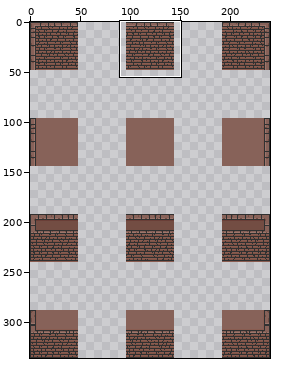
Sprite sheet -- Smaug4/Assets/_Game/Arts/Tilesets/tileset_medieval.png. The picture above shows the old version from afar; the outline marks the close-up.
Close-up. As it was:
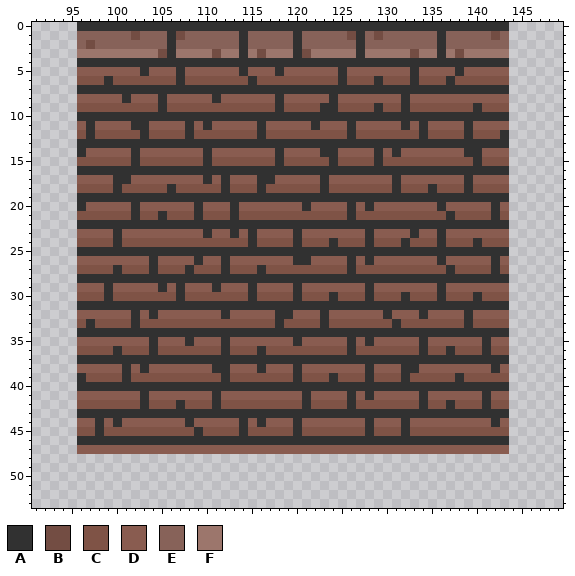
The file is 240x336 pixels. Colours within 5 levels of each other are drawn and written as one. Shown: x 91..149, y 0..53. The commit also changed other parts of the picture, which this record leaves out.
Palette (. is transparent): A #313131  B #734d43  C #7f5346  D #895c50  E #876259  F #9c766c
And afterwards:
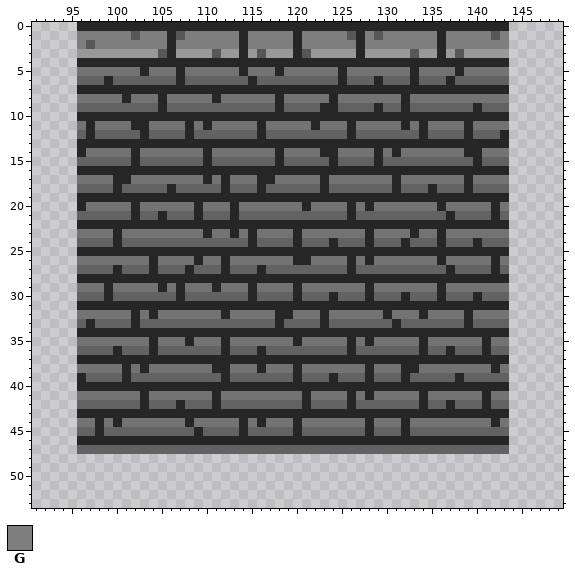
Colours new in this view: G #7e7e7e
The exact change:
colour A: #313131 -> #262626
colour B: #734d43 -> #575757
colour C: #7f5346 -> #626262
colour D: #895c50 -> #737373
colour E: #876259 -> #a1a1a1
colour F: #9c766c -> #999999
Changed rows in their new state; - is a pixel that keeps its letter.
first column x 96:
 1 GGGGGG-GGG--GGGGGG-GGGGG-GGGGG--G-GGGGGG-GGGGG-G
 2 G-GGGGGGGG-GGGGGGG-GGGGG-GGGGGG-GGGGGGGG-GGGGGGG
first column x 96:
47 CCCCCCCCCCCCCCCCCCCCCCCCCCCCCCCCCCCCCCCCCCCCCCCC
Where, in picture pixels (left, top, right, bottom), the same in both close-ups:
changed: (77, 22, 509, 454)
